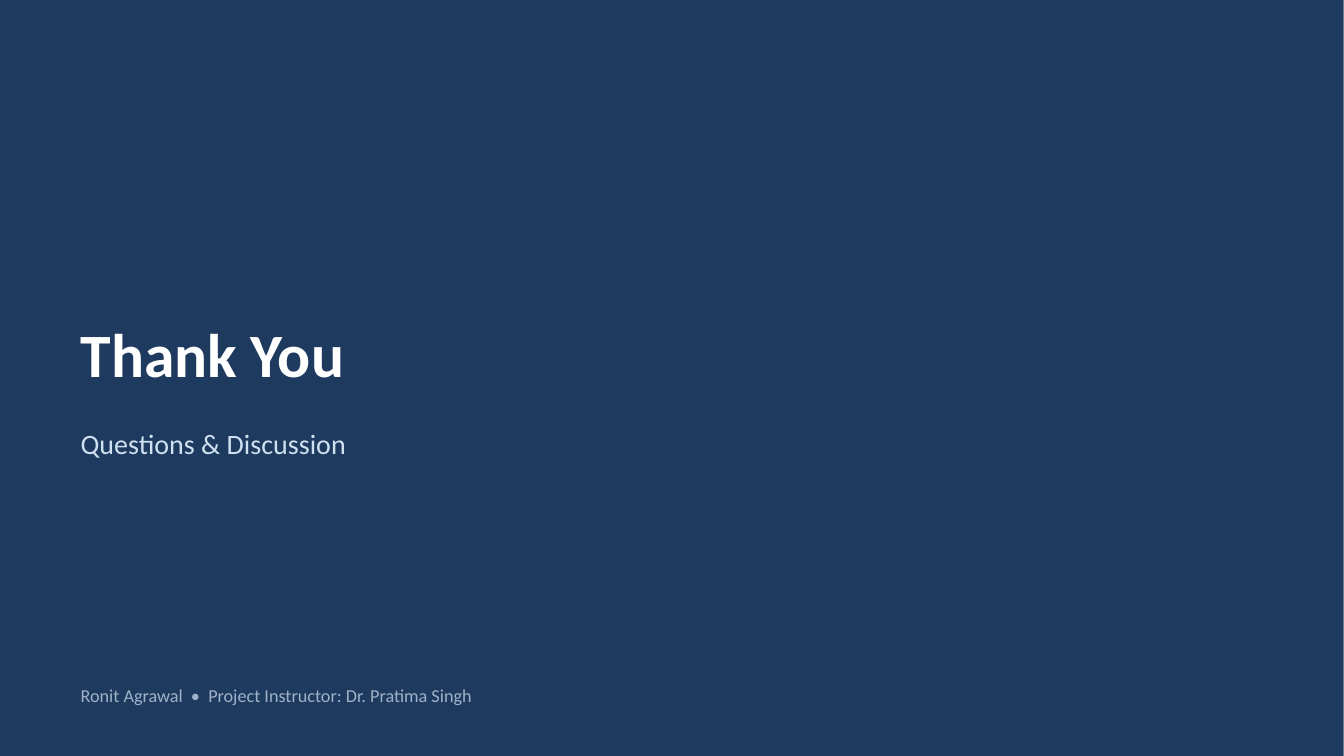
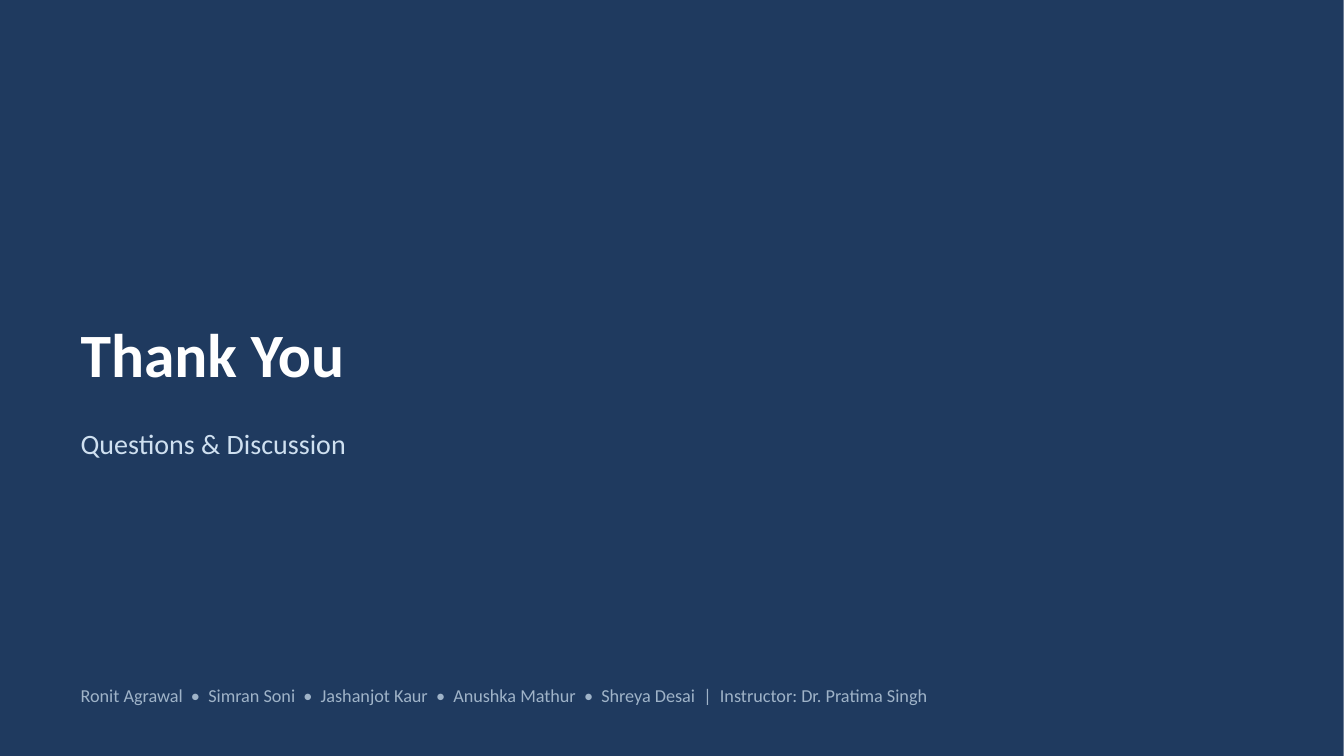
Before and after one commit to Ronit178693/civil-unrest-project, a slide deck: slide 14 of slides/civil_unrest_presentation.pptx. Drawn at 1344x756 pixels with LibreOffice and Linux fonts; fonts in the diff are those of the drawing. Boxes give left, top, right and bottom in pixels: in the first picture for what was removed or moved away, otherwise in the second. Text is boxed around its words. In the diff, an @@ line names an element or a change of style, - is before the commit and + after.

```diff
--- a/slides/civil_unrest_presentation.pptx
+++ b/slides/civil_unrest_presentation.pptx
@@ text at <box>81,689,927,705</box>: text changed @@
-Ronit Agrawal • Project Instructor: Dr. Pratima Singh
+Ronit Agrawal • Simran Soni • Jashanjot Kaur • Anushka Mathur • Shreya Desai | Instructor: Dr. Pratima Singh
```
Also in this commit, not shown: 1 other slide changed, 4 other files.
